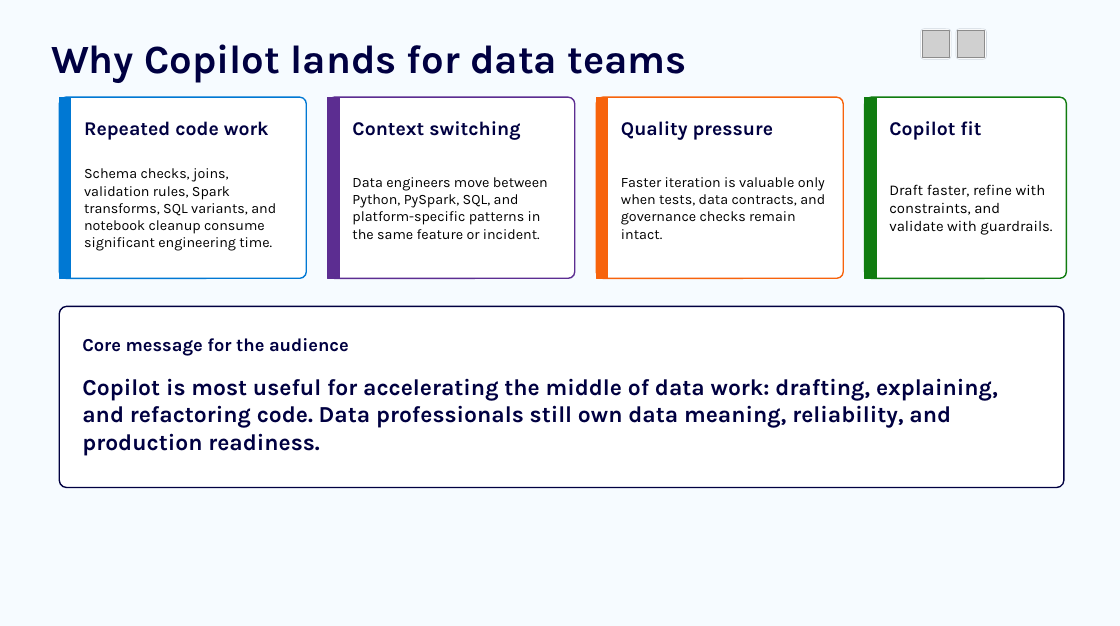
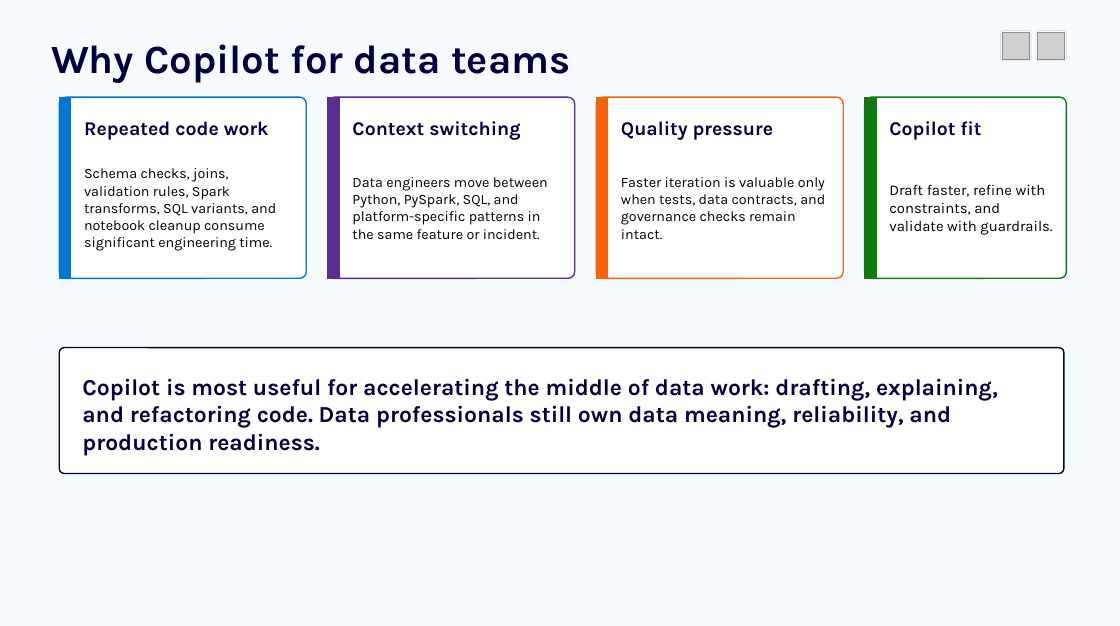
Before and after one commit to jordanbean-msft/github-copilot-for-data-professionals, a slide deck: slide 2 of deck/github-copilot-for-data-professionals.pptx. Drawn at 1120x626 pixels with LibreOffice and Linux fonts; fonts in the diff are those of the drawing; grey boxes stand for pictures; background and template pictures are left out. Boxes give left, top, right and bottom in pixels: in the first picture for what was removed or moved away, otherwise in the second. Text is boxed around its words. In the diff, an @@ line names an element or a change of style, - is before the commit and + after.

```diff
--- a/deck/github-copilot-for-data-professionals.pptx
+++ b/deck/github-copilot-for-data-professionals.pptx
@@ text at [51,44,571,83]: text changed @@
-Why Copilot lands for data teams
+Why Copilot for data teams
@@ 2 pictures, 2 rounded rectangles: place and size @@
-2 pictures, 2 rounded rectangles at [921,29,987,59]
+2 pictures, 2 rounded rectangles at [1001,30,1066,61]
@@ rounded rectangle: place and size @@
-rounded rectangle at [59,306,1064,488]
+rounded rectangle at [59,348,1064,474]
@@ text removed at [82,338,349,356] @@
-Core message for the audience
```
Also in this commit, not shown: 17 other files.
